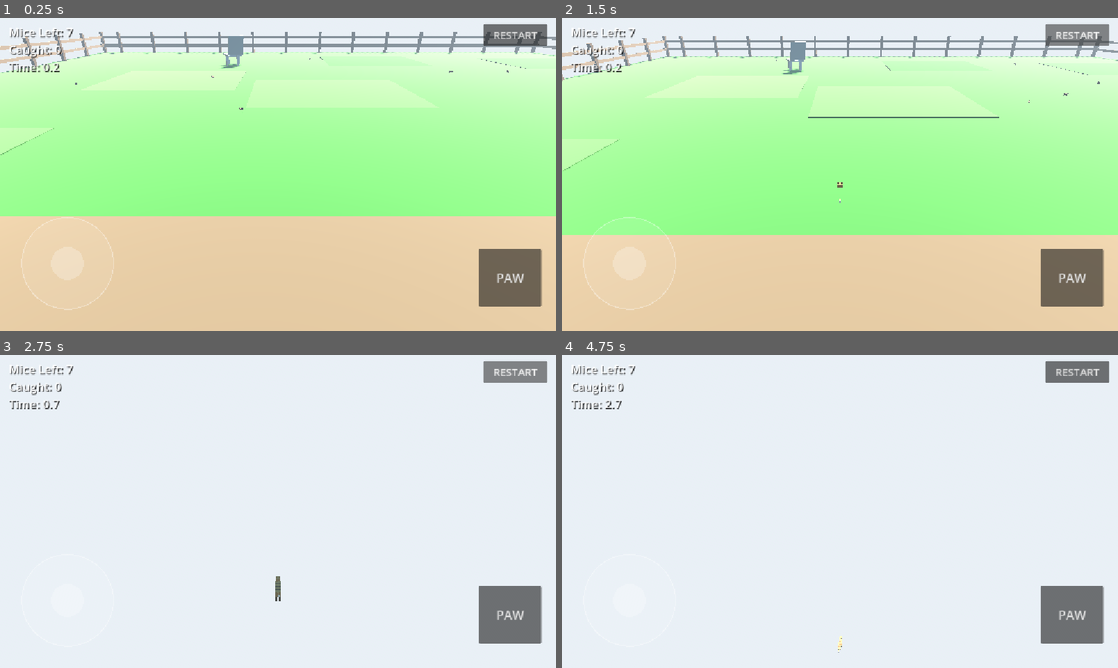
Above: before the commit, frames 1-4 (two rows, left to right).
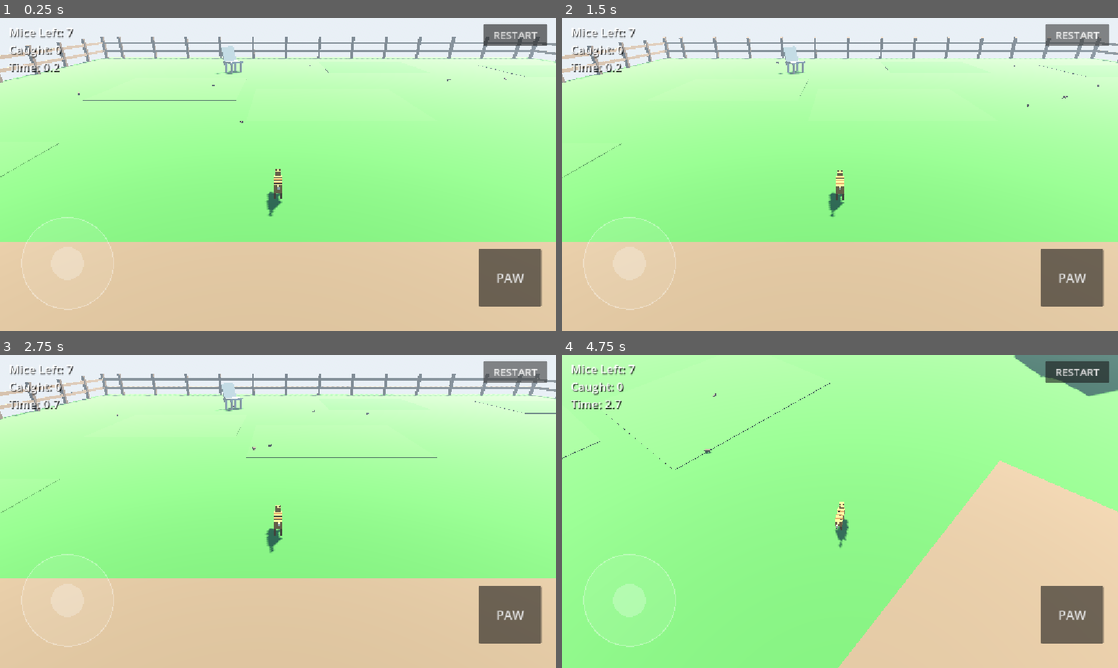
Above: after the commit, the same moments.

Repository: danfour649/puppies-vs-kittens
Game: Godot game, scene res://main.tscn
The game is run twice, just before and just after one commit, with the same random seed, the same clock (stepped at 60 frames per second) and the same inputs.
Inputs (mouse positions are in pixels of both pictures, inside the frame that each line leads up to):
- Up to frame 1 (0.25 s): no input
- Up to frame 2 (1.5 s): click "RESTART" at 0.5 s; click "RESTART" at 1.25 s
- Up to frame 3 (2.75 s): click "RESTART" at 2 s
- Up to frame 4 (4.75 s): click "PAW" at 2.75 s; tap Enter at 3.5 s; drag from (628, 599) to (895, 442) at 3.52 s; drag from (728, 527) to (812, 574) at 4.27 s

The runs differ from the first frame. In frame 1, 13% of the frame differs, in the area x 0-100%, y 4-72%; in frame 2, 6.7%; in frame 3, 89%; in frame 4, 100%, in the area x 0-100%, y 0-100%.

Commit message:
Verify: headless smoke 29/29, standing screenshots, ground-collision fix
Smoke test caught nothing about falling (no floor assert) while the
first shot pass showed the cat falling through the lawn — the yard
had no ground collider. Fixed, and the smoke test now asserts the cat
stands on the ground. Chair rebuilt as one rotated group so its back
sits behind the lounging cat; grass patch shades tightened.

Diff:
--- a/godot3d/main.gd
+++ b/godot3d/main.gd
@@ -98,8 +98,8 @@
 	env.name = "Yard"
 	add_child(env)
 	var grass := Color(0.32, 0.5, 0.22)
-	var grass2 := Color(0.28, 0.45, 0.19)
-	var grass3 := Color(0.37, 0.55, 0.25)
+	var grass2 := Color(0.29, 0.46, 0.20)
+	var grass3 := Color(0.335, 0.515, 0.23)
 	var wood := Color(0.55, 0.42, 0.3)
 	var wood_dark := Color(0.42, 0.31, 0.21)
 	_box(env, Vector3(26.4, 0.2, 20.4), Vector3(0, -0.1, 0), grass)
@@ -138,15 +138,20 @@
 	_box(env, Vector3(0.72, 0.72, 0.72), Vector3(10.3, 0.36, -6.1), Color(0.57, 0.45, 0.3))
 	_box(env, Vector3(0.72, 0.72, 0.72), Vector3(9.9, 1.08, -6.05), Color(0.63, 0.5, 0.34))
 	var chair := Color(0.7, 0.68, 0.62)
-	_box(env, Vector3(0.66, 0.06, 0.58), CHAIR_SEAT + Vector3(0, -0.03, 0), chair, Vector3(-0.08, 0.5, 0))
-	_box(env, Vector3(0.66, 0.8, 0.06), CHAIR_SEAT + Vector3(-0.19, 0.36, -0.24), chair, Vector3(-0.3, 0.5, 0))
+	var chair_g := Node3D.new()
+	chair_g.position = CHAIR_SEAT # group origin at seat-top height
+	chair_g.rotation.y = 0.8 # back (+Z local) away from the lounging cat
+	env.add_child(chair_g)
+	_box(chair_g, Vector3(0.66, 0.06, 0.58), Vector3(0, -0.03, 0), chair)
+	_box(chair_g, Vector3(0.66, 0.62, 0.06), Vector3(0, 0.28, 0.28), chair, Vector3(0.28, 0, 0))
 	for sx: float in [-0.26, 0.26]:
 		for sz: float in [-0.22, 0.22]:
-			_box(env, Vector3(0.07, 0.46, 0.07), CHAIR_SEAT + Vector3(sx * 0.9, -0.26, sz), chair, Vector3(0, 0.5, 0))
+			_box(chair_g, Vector3(0.07, 0.46, 0.07), Vector3(sx, -0.26, sz), chair)
 	# Collision: perimeter, house, porch, tree, crates, chair.
 	var statics := StaticBody3D.new()
 	statics.name = "Statics"
 	add_child(statics)
+	_static_box(statics, Vector3(26.4, 0.2, 20.4), Vector3(0, -0.1, 0)) # the lawn itself
 	_static_box(statics, Vector3(17.0, 3.4, 1.0), Vector3(0, 1.7, -10.2))
 	_static_box(statics, Vector3(26.4, 1.3, 0.6), Vector3(0, 0.65, 10.2))
 	_static_box(statics, Vector3(0.6, 1.3, 20.4), Vector3(13.2, 0.65, 0))
@@ -161,7 +166,7 @@
 	var sun := DirectionalLight3D.new()
 	sun.rotation_degrees = Vector3(-52, -32, 0)
 	sun.light_color = Color(1.0, 0.95, 0.85)
-	sun.light_energy = 1.15
+	sun.light_energy = 1.05
 	sun.shadow_enabled = true
 	sun.directional_shadow_max_distance = 60.0
 	add_child(sun)
@@ -177,7 +182,7 @@
 	e.background_mode = Environment.BG_SKY
 	e.sky = sky
 	e.ambient_light_source = Environment.AMBIENT_SOURCE_SKY
-	e.ambient_light_energy = 0.55
+	e.ambient_light_energy = 0.4
 	e.tonemap_mode = Environment.TONE_MAPPER_ACES
 	e.fog_enabled = true
 	e.fog_light_color = Color(0.78, 0.84, 0.9)
@@ -272,6 +277,8 @@
 func _on_paw_swiped() -> void:
 	var pp := cat.paw_point()
 	for m: Variant in mice:
+		if not is_instance_valid(m):
+			continue
 		var mouse := m as PvKMouse
 		if mouse.state == "caught":
 			continue
--- /dev/null
+++ b/godot3d/tests/smoke.gd
@@ -0,0 +1,94 @@
+extends Node
+## Headless smoke test for Puppies vs Kittens 3D.
+## Run: godot --headless --path godot3d res://tests/smoke.tscn
+## Drives the real game through its input_override seam and asserts on
+## STATE only — never on rendered pixels (headless readbacks lie).
+
+var _pass := 0
+var _fail := 0
+var _game = null
+
+
+func check(cond: bool, label: String) -> void:
+	if cond:
+		_pass += 1
+		print("  ok - ", label)
+	else:
+		_fail += 1
+		print("  FAIL - ", label)
+
+
+func frames(n: int) -> void:
+	for i in n:
+		await get_tree().physics_frame
+
+
+func _ready() -> void:
+	_run()
+
+
+func _run() -> void:
+	print("SMOKE: loading main scene")
+	_game = load("res://main.tscn").instantiate()
+	add_child(_game)
+	await frames(10)
+	var cat = _game.cat
+	check(cat != null, "cat exists")
+	check(_game.mice.size() == 7, "7 mice spawned (got %d)" % _game.mice.size())
+	check(cat.anim_state == "idle", "cat starts idle (got %s)" % cat.anim_state)
+	check(cat.is_on_floor(), "cat stands on the ground")
+	check(cat.global_position.y > -0.1 and cat.global_position.y < 0.2, "cat at ground height (y=%.2f)" % cat.global_position.y)
+	check(cat.species_name == "Wolastoq Willow", "cat is Willow (got %s)" % cat.species_name)
+	# Scripted walk.
+	var start_pos: Vector3 = cat.global_position
+	_game.input_override = {"active": true, "move": Vector2(0, 1), "sprint": false, "stalk": false}
+	await frames(60)
+	var moved := Vector2(cat.global_position.x - start_pos.x, cat.global_position.z - start_pos.z).length()
+	check(moved > 0.8, "cat moved %.2f m under scripted input" % moved)
+	check(cat.anim_state == "walk", "cat walks (got %s)" % cat.anim_state)
+	# Sprint drains stamina.
+	var st0: float = cat.stamina
+	_game.input_override = {"active": true, "move": Vector2(0, 1), "sprint": true, "stalk": false}
+	await frames(45)
+	check(cat.anim_state == "sprint", "cat sprints (got %s)" % cat.anim_state)
+	check(cat.stamina < st0 - 3.0, "stamina drains (%.1f -> %.1f)" % [st0, cat.stamina])
+	# Stalk is slow and low.
+	_game.input_override = {"active": true, "move": Vector2(0, 1), "sprint": false, "stalk": true}
+	await frames(20)
+	check(cat.anim_state == "stalk", "cat stalks (got %s)" % cat.anim_state)
+	_game.input_override = {"active": false, "move": Vector2.ZERO, "sprint": false, "stalk": false}
+	await frames(10)
+	# Lounge on command.
+	cat.set_lounge(true)
+	await frames(5)
+	check(cat.anim_state == "lounge", "cat lounges (got %s)" % cat.anim_state)
+	cat.set_lounge(false)
+	await frames(5)
+	# Freeze the mice (cut their cat reference) so the catch checks are
+	# about the strike mechanic, not about flee timing.
+	for m in _game.mice:
+		m.cat = null
+	await _catch_one(cat, _game.mice[0])
+	check(_game.caught_count == 1, "strike caught a mouse (caught=%d)" % _game.caught_count)
+	# Catch the rest -> win state.
+	for i in range(1, _game.mice.size()):
+		await _catch_one(cat, _game.mice[i])
+	check(_game.won, "win state reached after all mice caught")
+	check((_game.get("_banner") as Label).visible, "win banner visible")
+	print("SMOKE DONE: %d passed, %d failed" % [_pass, _fail])
+	get_tree().quit(1 if _fail > 0 else 0)
+
+
+func _catch_one(cat, mouse) -> void:
+	# Stand the cat half a metre behind the mouse, facing it (-Z fwd).
+	cat.velocity = Vector3.ZERO
+	cat.global_position = Vector3(mouse.global_position.x, 0.05, mouse.global_position.z + 0.5)
+	cat.rotation.y = 0.0
+	await frames(3)
+	var ok: bool = cat.strike()
+	check(ok, "strike started")
+	await frames(4)
+	check(cat.anim_state == "strike", "strike anim plays (got %s)" % cat.anim_state)
+	# paw_swiped fires from the animation timeline (~0.10 s in); give it
+	# real frames, then the cooldown, before the next catch.
+	await frames(45)
--- /dev/null
+++ b/godot3d/tests/smoke.tscn
@@ -0,0 +1,6 @@
+[gd_scene load_steps=2 format=3]
+
+[ext_resource type="Script" path="res://tests/smoke.gd" id="1"]
+
+[node name="Smoke" type="Node"]
+script = ExtResource("1")
--- /dev/null
+++ b/godot3d/tools/shots.gd
@@ -0,0 +1,57 @@
+extends Node
+## Standing-shot pass for Puppies vs Kittens 3D. Run under Xvfb (real
+## rendering, unlike the headless smoke test):
+##   xvfb-run godot --path godot3d res://tools/shots.tscn
+## Saves three PNGs into res://screenshots/.
+
+var _game = null
+
+
+func _ready() -> void:
+	_run()
+
+
+func _wait(sec: float) -> void:
+	await get_tree().create_timer(sec).timeout
+
+
+func _shot(name: String) -> void:
+	await RenderingServer.frame_post_draw
+	await RenderingServer.frame_post_draw
+	var img := get_viewport().get_texture().get_image()
+	img.save_png("res://screenshots/%s.png" % name)
+	print("SHOT saved ", name, " ", img.get_size())
+
+
+func _run() -> void:
+	_game = load("res://main.tscn").instantiate()
+	add_child(_game)
+	await _wait(1.0)
+	# (a) Cat close-up: 3/4 front view, cat idle (breathing).
+	_game.cam_dist = 1.6
+	_game.cam_pitch = -0.2
+	_game.cam_yaw = -0.6
+	await _wait(0.7)
+	await _shot("cat_closeup")
+	# (b) Wide gameplay: cat walks into the yard among the mice.
+	_game.cam_dist = 8.5
+	_game.cam_pitch = -0.72
+	_game.cam_yaw = PI
+	_game.input_override = {"active": true, "move": Vector2(0.3, 1), "sprint": false, "stalk": false}
+	await _wait(1.5)
+	_game.input_override = {"active": false, "move": Vector2.ZERO, "sprint": false, "stalk": false}
+	await _wait(0.4)
+	await _shot("gameplay_wide")
+	# (c) The lounge: cat teleported onto the garden chair, Willow flop.
+	_game.cat.velocity = Vector3.ZERO
+	_game.cat.global_position = Vector3(4.5, 0.55, 4.5)
+	_game.cat.rotation.y = 0.8
+	await _wait(0.5)
+	_game.cat.set_lounge(true)
+	_game.cam_yaw = -2.36
+	_game.cam_dist = 2.0
+	_game.cam_pitch = -0.35
+	await _wait(1.0)
+	await _shot("lounge")
+	print("SHOTS DONE")
+	get_tree().quit(0)
--- /dev/null
+++ b/godot3d/tools/shots.tscn
@@ -0,0 +1,6 @@
+[gd_scene load_steps=2 format=3]
+
+[ext_resource type="Script" path="res://tools/shots.gd" id="1"]
+
+[node name="Shots" type="Node"]
+script = ExtResource("1")
Binary file added: godot3d/screenshots/cat_closeup.png
Binary file added: godot3d/screenshots/gameplay_wide.png
Binary file added: godot3d/screenshots/lounge.png
Not shown, added: godot3d/tests/smoke.gd.uid
